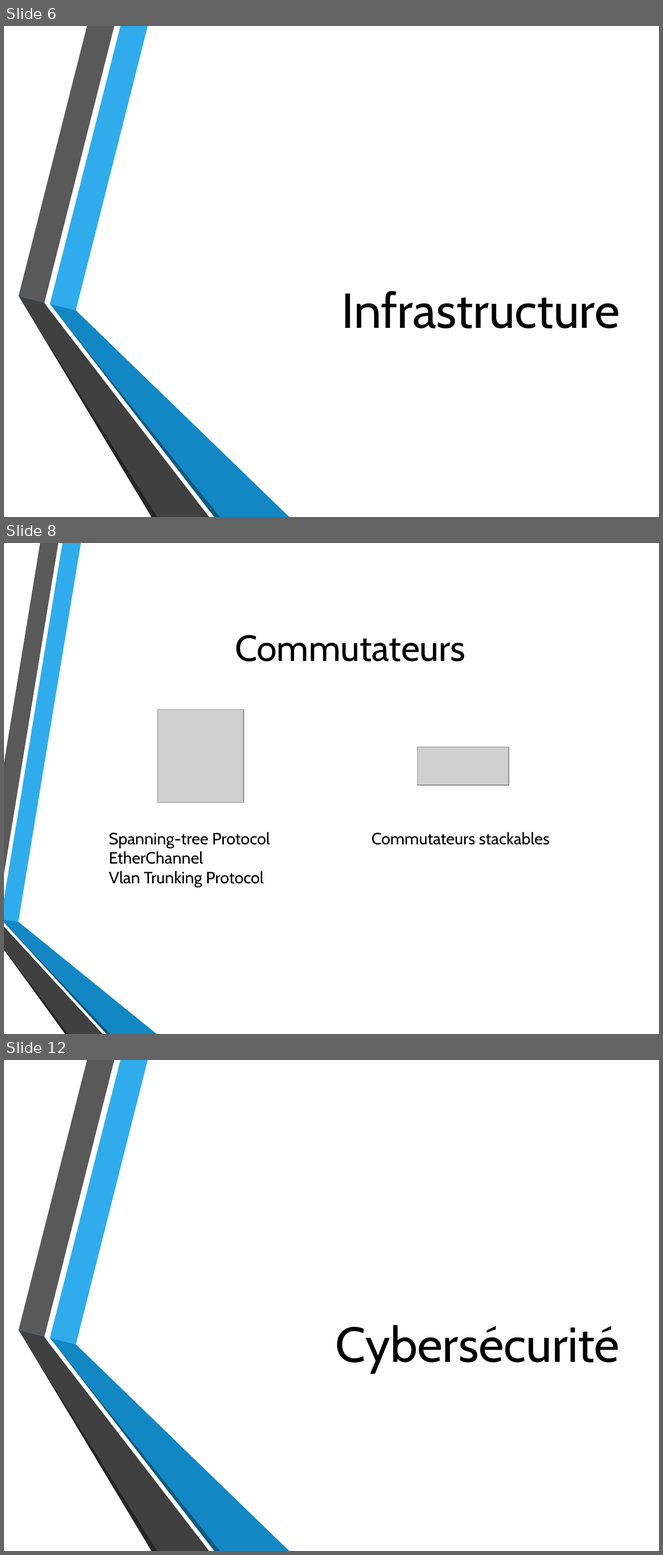
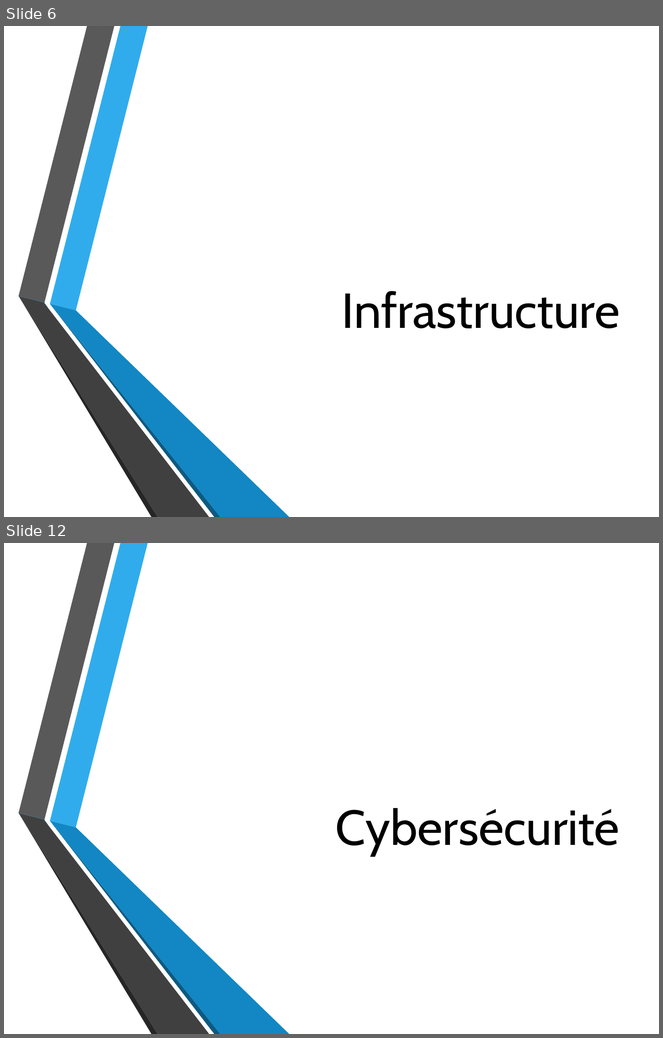
Before and after one commit to MaubergerF/Projet_B3, a slide deck: Oral.pptx. Shown one above the other, each under a label of ours: slides 6, 8 and 12 before the commit, slides 6 and 12 after it; the slides between them are not shown. The pictures are 663x1555 and 663x1038 pixels, drawn with LibreOffice and Linux fonts; fonts in the diff are those of the drawing; grey boxes stand for pictures; background and template pictures are left out. Boxes give left, top, right and bottom in pixels: in the first picture for what was removed or moved away, otherwise in the second. Text is boxed around its words. In the diff, an @@ line names an element or a change of style, - is before the commit and + after.

```diff
--- a/Oral.pptx
+++ b/Oral.pptx
@@ slide 8 removed at (4, 543, 659, 1034), background picture (left out) @@
@@ title removed at (235, 635, 465, 662) @@
-Commutateurs
@@ picture removed at (158, 709, 244, 802) @@
@@ picture removed at (417, 747, 509, 785) @@
@@ text removed at (109, 832, 270, 887) @@
-Spanning-tree Protocol
-EtherChannel
-Vlan Trunking Protocol
@@ text removed at (372, 832, 550, 845) @@
-Commutateurs stackables
@@ group removed at (4, 543, 157, 1034): 6 freeform shapes @@
```
Also in this commit, not shown: 7 slides changed, 3 slides added, 1 other slide removed, 2 other files.
